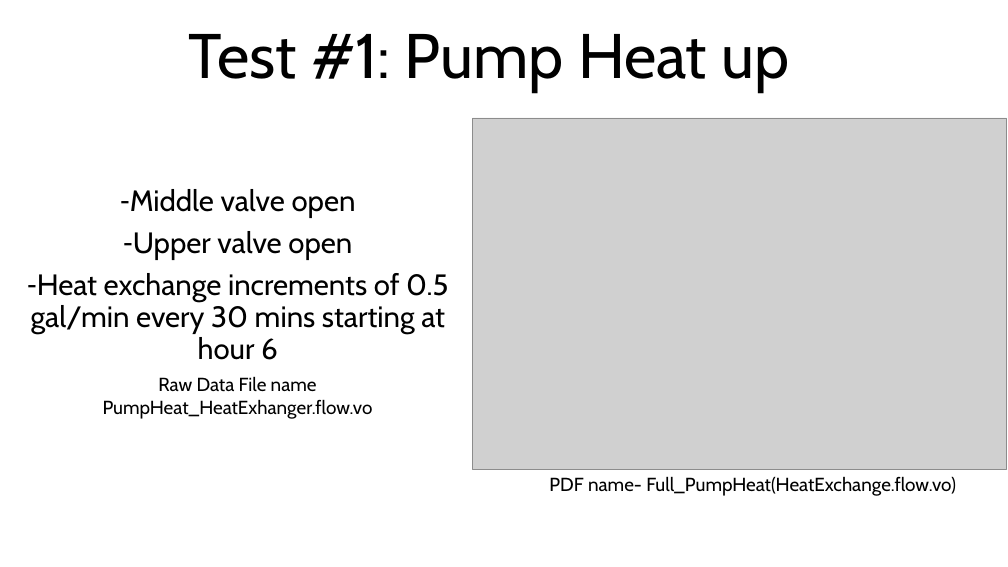
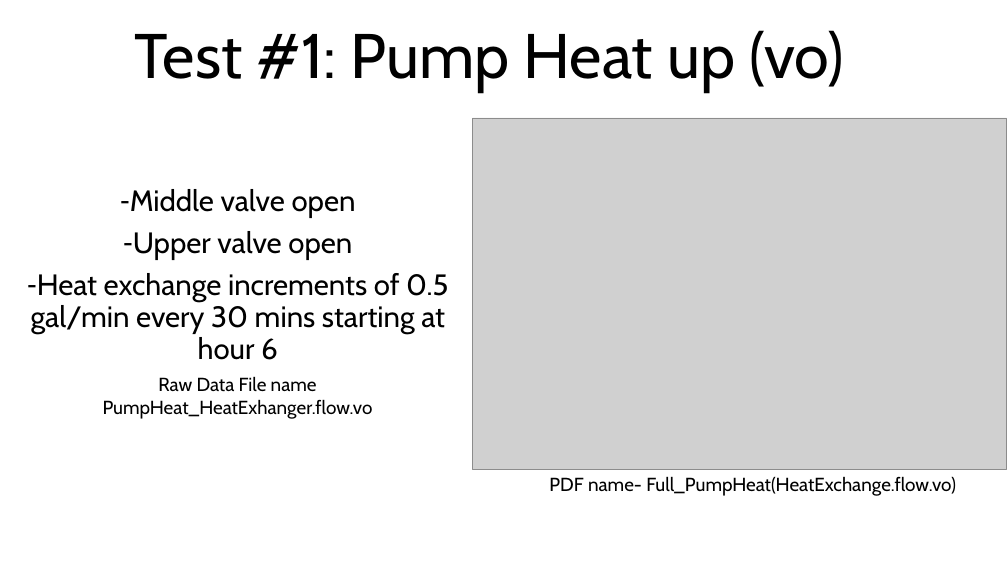
Before and after one commit to ARTS-Laboratory/thermal-loop, a slide deck: slide 2 of resources/Thermal_loop_data/Thermal Loop Data Graphs.pptx. Drawn at 1008x567 pixels with LibreOffice and Linux fonts; fonts in the diff are those of the drawing; grey boxes stand for pictures. Boxes give left, top, right and bottom in pixels: in the first picture for what was removed or moved away, otherwise in the second. Text is boxed around its words. In the diff, an @@ line names an element or a change of style, - is before the commit and + after.

```diff
--- a/resources/Thermal_loop_data/Thermal Loop Data Graphs.pptx
+++ b/resources/Thermal_loop_data/Thermal Loop Data Graphs.pptx
@@ title at <box>134,30,843,93</box>: text changed @@
-Test #1: Pump Heat up
+Test #1: Pump Heat up (vo)
```
Also in this commit, not shown: 2 other slides changed, 2 slides added.
